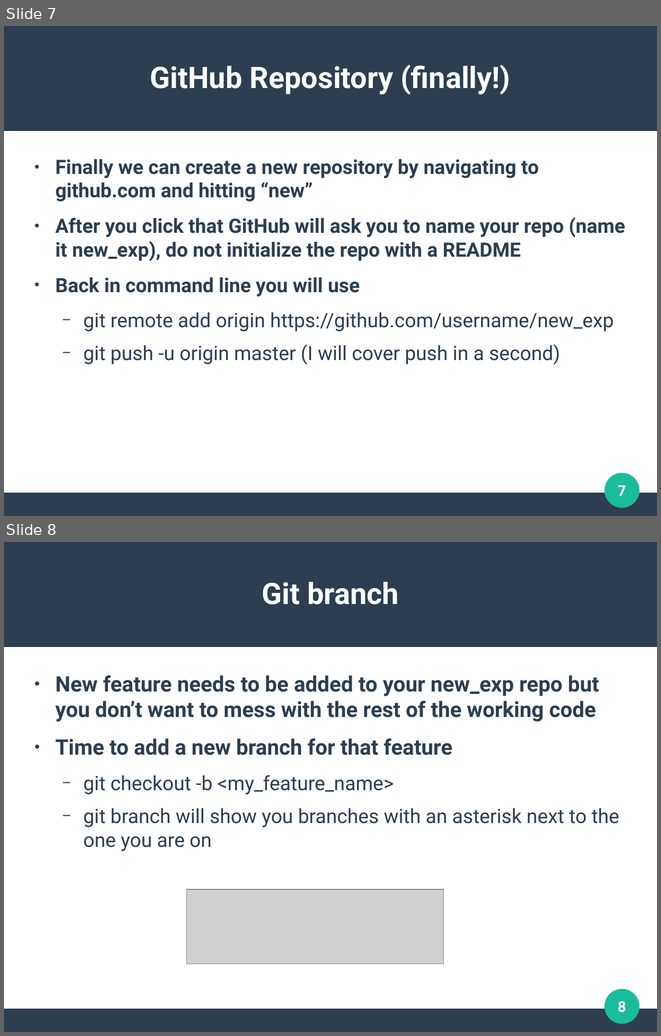
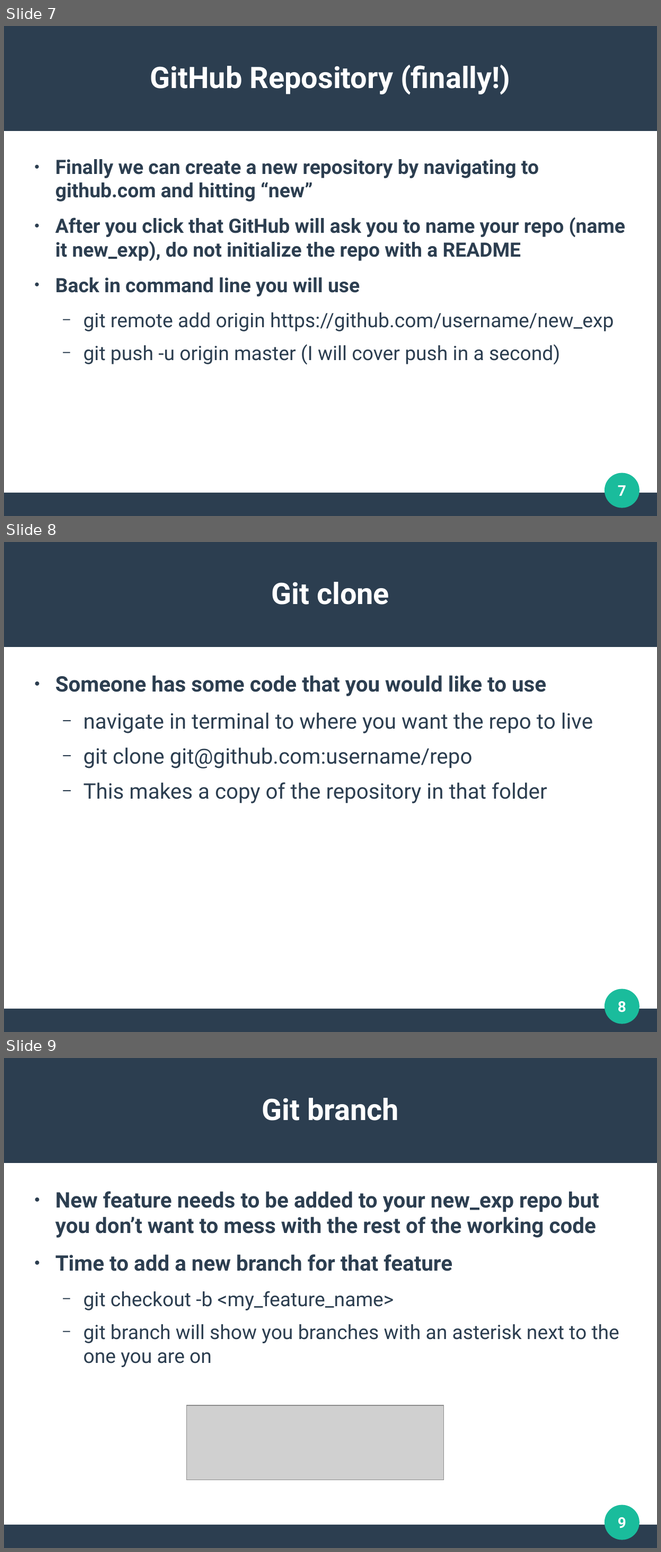
Before and after one commit to demetriushrowland/GithubClinic, a slide deck: Prelim Slides.odp. Shown one above the other, each under a label of ours: slides 7 and 8 before the commit, slides 7, 8 and 9 after it. The pictures are 661x1036 and 661x1552 pixels, drawn with LibreOffice and Linux fonts; fonts in the diff are those of the drawing; grey boxes stand for pictures. Boxes give left, top, right and bottom in pixels: in the first picture for what was removed or moved away, otherwise in the second. Text is boxed around its words. In the diff, an @@ line names an element or a change of style, - is before the commit and + after.

```diff
--- a/Prelim Slides.odp
+++ b/Prelim Slides.odp
@@ slide 8 added at [4, 542, 657, 1032], background #FFFFFF; not listed: 3 template elements that a slide beside it also shows @@
@@ title added at [272, 582, 389, 605], 36 pt, text #FFFFFF, bold @@
+Git clone
@@ text added at [55, 675, 593, 803], 26 pt, text #2C3E50 @@
+● Someone has some code that you would like to use
+  − navigate in terminal to where you want the repo to live
+  − git clone git@github.com:username/repo
+  − This makes a copy of the repository in that folder
@@ page number added at [618, 1001, 626, 1012], 18 pt, text #FFFFFF, bold @@
+8
@@ what was slide 8 is now slide 9 @@
@@ page number at [618, 1517, 626, 1528]: text changed @@
-8
+9
```
Also in this commit, not shown: 2 other slides added, 1 other file.
